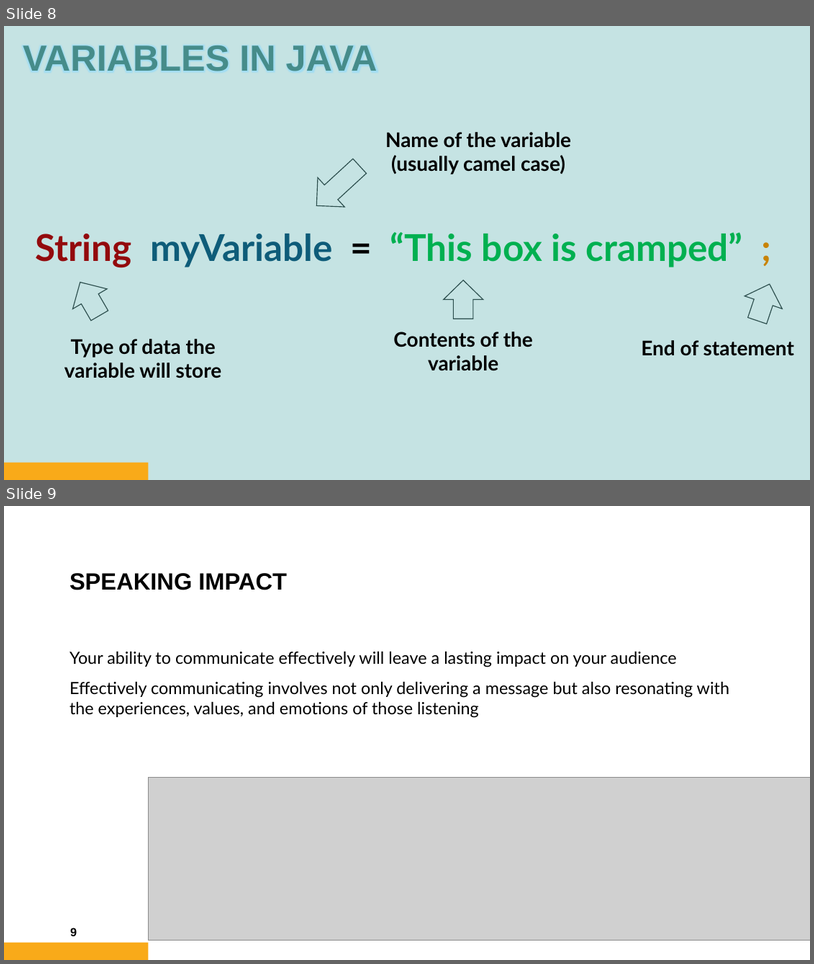
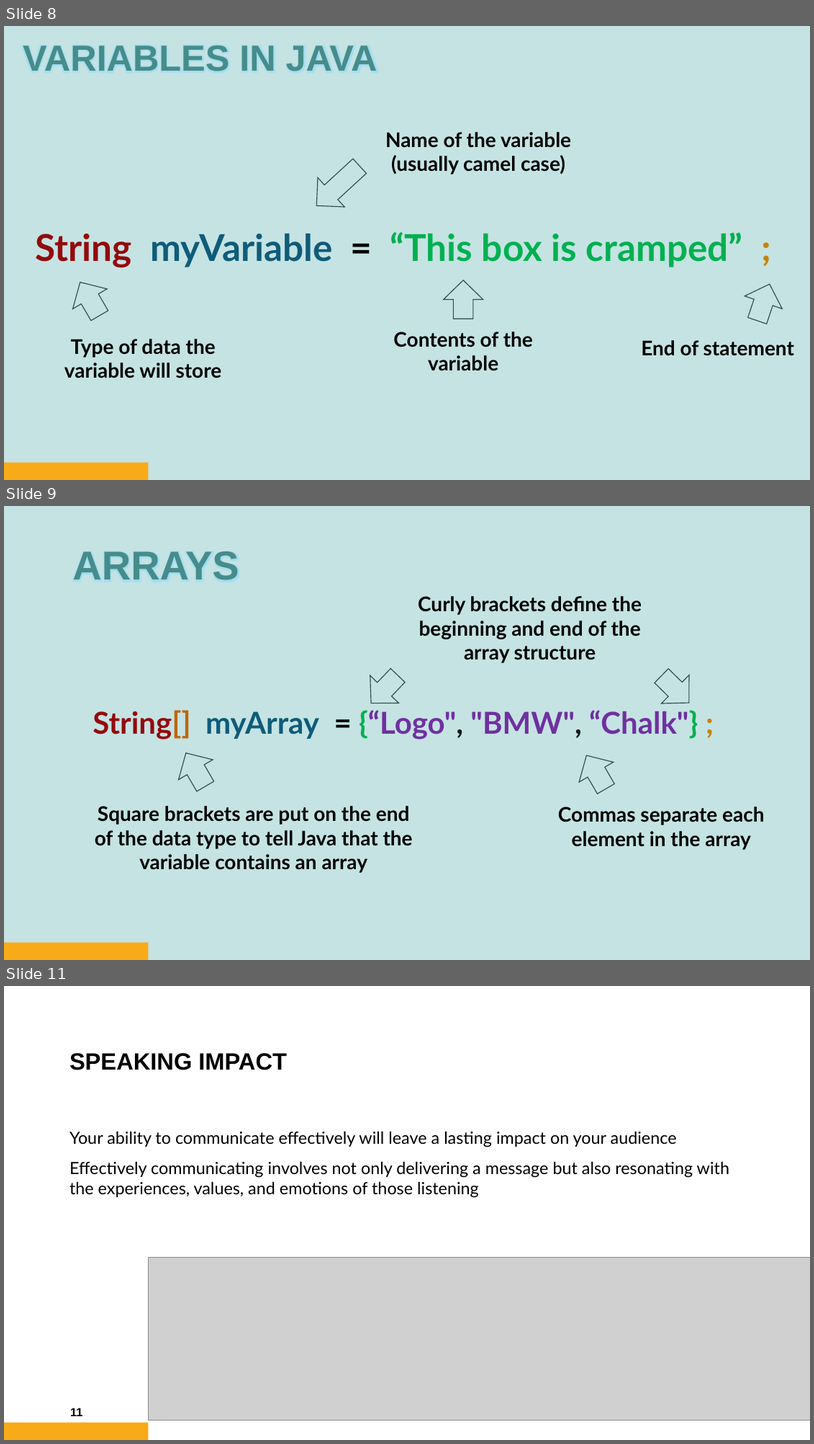
Before and after one commit to AlmightyHairball/RobotJavaClass2024, a slide deck: Presentation/Part-1.pptx. Shown one above the other, each under a label of ours: slides 8 and 9 before the commit, slides 8, 9 and 11 after it; the slides between them are not shown. The pictures are 814x964 and 814x1444 pixels, drawn with LibreOffice and Linux fonts; fonts in the diff are those of the drawing; grey boxes stand for pictures; background and template pictures are left out. Boxes give left, top, right and bottom in pixels: in the first picture for what was removed or moved away, otherwise in the second. Text is boxed around its words. In the diff, an @@ line names an element or a change of style, - is before the commit and + after.

```diff
--- a/Presentation/Part-1.pptx
+++ b/Presentation/Part-1.pptx
@@ slide 9 added at [4, 506, 810, 960], background #C5E3E3; not listed: 1 template element that a slide beside it also shows @@
@@ title added at [72, 551, 239, 580], 48 pt, text #468C8A, bold @@
+ARRAYS
@@ text added at [418, 596, 642, 663], 24 pt, text #000000, bold @@
+Curly brackets define the beginning and end of the array structure
@@ right arrow added at [357, 662, 412, 717], fill #C5E3E3, outline #2D4E4D 1 pt @@
@@ right arrow added at [648, 662, 704, 717], fill #C5E3E3, outline #2D4E4D 1 pt @@
@@ text added at [93, 710, 698, 739], 36 pt, text #7030A0, bold @@
+String[] myArray = {“Logo", "BMW", “Chalk"} ;
@@ right arrow added at [169, 743, 223, 797], fill #C5E3E3, outline #2D4E4D 1 pt @@
@@ right arrow added at [570, 746, 624, 799], fill #C5E3E3, outline #2D4E4D 1 pt @@
@@ text added at [95, 806, 413, 872], 24 pt, text #000000, bold @@
+Square brackets are put on the end of the data type to tell Java that the variable contains an array
@@ text added at [558, 806, 764, 849], 24 pt, text #000000, bold @@
+Commas separate each element in the array
@@ what was slide 9 is now slide 11 @@
@@ page number at [70, 1407, 82, 1416]: text changed @@
-9
+11
```
Also in this commit, not shown: 1 other slide added.
